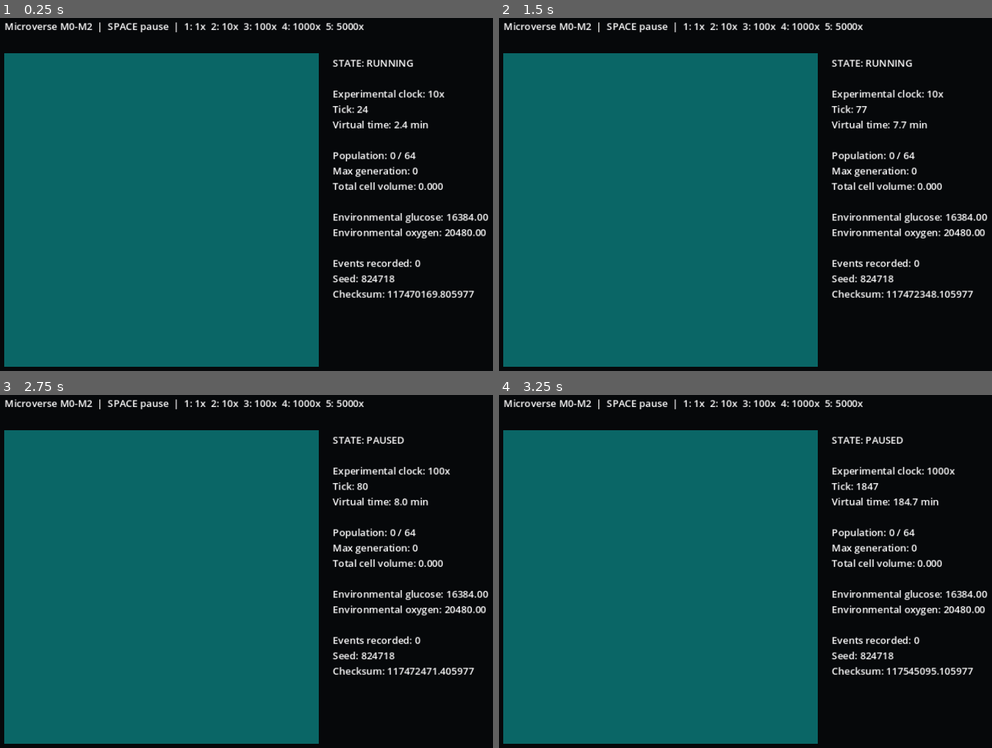
Above: before the commit, frames 1-4 (two rows, left to right).
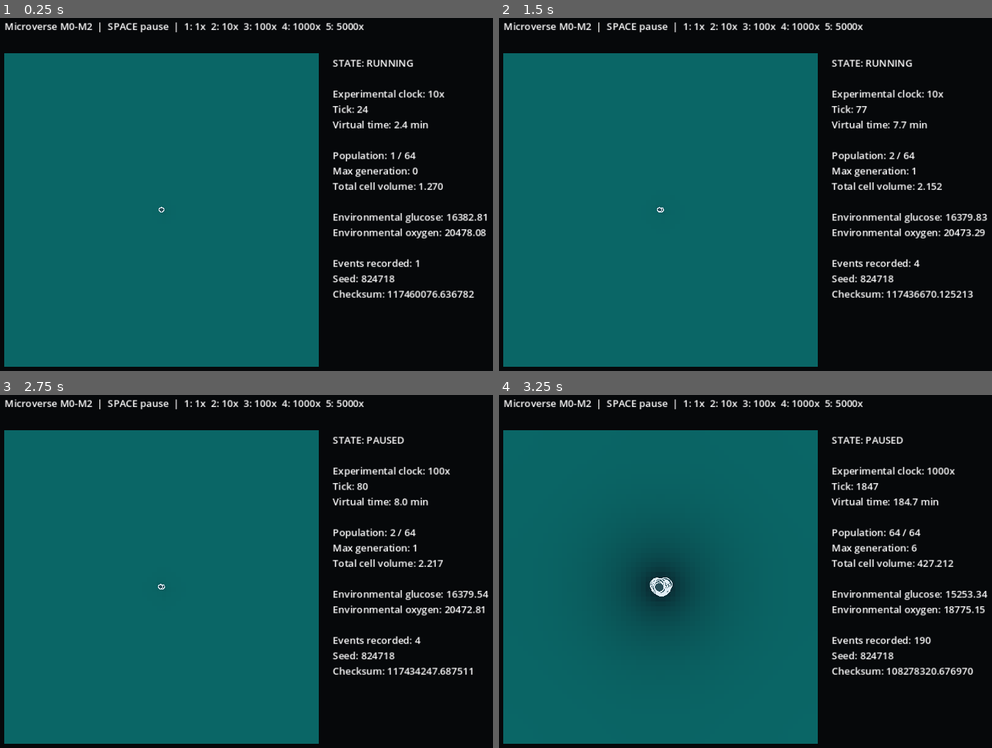
Above: after the commit, the same moments.

Repository: Feynman26/Microverse
Game: Godot game, scene res://src/ui/main.tscn
Two runs of this game, one before a commit and one after it. Both use one fixed random seed, a clock stepped at 60 frames per second and the inputs below.
Inputs:
- Up to frame 1 (0.25 s): no input
- Up to frame 2 (1.5 s): tap Enter at 0.5 s; tap 1 at 0.6 s; tap Space at 0.77, 1.25 s; tap 2 at 1.35 s
- Up to frame 3 (2.75 s): tap Space at 1.52 s; tap Enter at 2 s; tap 3 at 2.1 s
- Up to frame 4 (3.25 s): tap Space at 2.75, 3.02 s; tap 4 at 2.85 s

The runs differ from the first frame. In frame 1, 0.3% of the frame differs, in the area x 32-100%, y 37-80%; in frame 2, 0.4%; in frame 3, 0.4%; in frame 4, 3.2%, in the area x 24-100%, y 37-80%.
Error before the commit: Parse Error: Cannot infer the type of "glucose_rate" variable because the value doesn't have a set type. (res://src/biology/cell_state.gd:45)

Commit message:
fix: make basal physiology numerics explicitly typed

Diff:
--- a/src/biology/cell_state.gd
+++ b/src/biology/cell_state.gd
@@ -41,15 +41,20 @@
 	if not alive:
 		return {"glucose": 0.0, "oxygen": 0.0}
 
-	var local_glucose: float = world.sample("glucose", position)
-	var glucose_rate := config.glucose_transport_vmax * glucose_transport_scale * local_glucose / (config.glucose_transport_km + local_glucose)
-	var glucose_capacity := maxf(0.0, config.intracellular_pool_capacity_per_volume * volume - internal_glucose)
-	var requested_glucose := minf(glucose_rate * dt, glucose_capacity)
-
-	var local_oxygen: float = world.sample("oxygen", position)
-	var oxygen_rate := config.oxygen_transport_vmax * oxygen_transport_scale * local_oxygen / (config.oxygen_transport_km + local_oxygen)
-	var oxygen_capacity := maxf(0.0, config.intracellular_pool_capacity_per_volume * volume - internal_oxygen)
-	var requested_oxygen := minf(oxygen_rate * dt, oxygen_capacity)
+	var local_glucose: float = float(world.sample("glucose", position))
+	var glucose_vmax: float = float(config.glucose_transport_vmax)
+	var glucose_km: float = float(config.glucose_transport_km)
+	var pool_capacity_per_volume: float = float(config.intracellular_pool_capacity_per_volume)
+	var glucose_rate: float = glucose_vmax * glucose_transport_scale * local_glucose / (glucose_km + local_glucose)
+	var glucose_capacity: float = maxf(0.0, pool_capacity_per_volume * volume - internal_glucose)
+	var requested_glucose: float = minf(glucose_rate * dt, glucose_capacity)
+
+	var local_oxygen: float = float(world.sample("oxygen", position))
+	var oxygen_vmax: float = float(config.oxygen_transport_vmax)
+	var oxygen_km: float = float(config.oxygen_transport_km)
+	var oxygen_rate: float = oxygen_vmax * oxygen_transport_scale * local_oxygen / (oxygen_km + local_oxygen)
+	var oxygen_capacity: float = maxf(0.0, pool_capacity_per_volume * volume - internal_oxygen)
+	var requested_oxygen: float = minf(oxygen_rate * dt, oxygen_capacity)
 
 	return {"glucose": requested_glucose, "oxygen": requested_oxygen}
 
@@ -69,34 +74,37 @@
 	_assert_state()
 
 func _metabolize(dt: float, config) -> void:
-	var catalytic_limit := config.respiration_vmax * respiration_scale * volume * dt
-	var substrate_limit := minf(internal_glucose, internal_oxygen / config.oxygen_per_glucose)
-	var flux := minf(catalytic_limit, substrate_limit)
+	var catalytic_limit: float = float(config.respiration_vmax) * respiration_scale * volume * dt
+	var oxygen_per_glucose: float = float(config.oxygen_per_glucose)
+	var substrate_limit: float = minf(internal_glucose, internal_oxygen / oxygen_per_glucose)
+	var flux: float = minf(catalytic_limit, substrate_limit)
 	if flux <= 0.0:
 		return
 	internal_glucose -= flux
-	internal_oxygen -= flux * config.oxygen_per_glucose
-	atp += flux * config.atp_yield_per_glucose
-	precursor += flux * config.precursor_yield_per_glucose
-	ros += flux * config.ros_yield_per_glucose
+	internal_oxygen -= flux * oxygen_per_glucose
+	atp += flux * float(config.atp_yield_per_glucose)
+	precursor += flux * float(config.precursor_yield_per_glucose)
+	ros += flux * float(config.ros_yield_per_glucose)
 
 func _pay_maintenance(dt: float, config) -> void:
-	var required := config.maintenance_atp_rate_per_volume * volume * dt
-	var paid := minf(atp, required)
+	var required: float = float(config.maintenance_atp_rate_per_volume) * volume * dt
+	var paid: float = minf(atp, required)
 	atp -= paid
-	var unmet := required - paid
+	var unmet: float = required - paid
 	if unmet > 0.0:
 		energy_debt += unmet
 	else:
 		energy_debt = maxf(0.0, energy_debt - required * 0.25)
 
 func _update_damage_and_repair(dt: float, config) -> void:
-	ros = maxf(0.0, ros - config.basal_ros_decay_rate * ros * dt)
-	damage += config.ros_damage_rate * ros * dt
-
-	var possible_repair := config.basal_repair_rate * repair_scale * dt
+	var ros_decay_rate: float = float(config.basal_ros_decay_rate)
+	var ros_damage_rate: float = float(config.ros_damage_rate)
+	ros = maxf(0.0, ros - ros_decay_rate * ros * dt)
+	damage += ros_damage_rate * ros * dt
+
+	var possible_repair: float = float(config.basal_repair_rate) * repair_scale * dt
 	possible_repair = minf(possible_repair, damage)
-	var repair_cost := possible_repair * config.repair_atp_cost
+	var repair_cost: float = possible_repair * float(config.repair_atp_cost)
 	if repair_cost > atp and repair_cost > 0.0:
 		possible_repair *= atp / repair_cost
 		repair_cost = atp
@@ -104,37 +112,40 @@
 	damage = maxf(0.0, damage - possible_repair)
 
 func _grow(dt: float, config) -> void:
-	var kinetic_limit := config.growth_vmax * growth_scale * volume * dt
-	var energetic_limit := atp / config.growth_atp_per_precursor
-	var flux := minf(precursor, minf(kinetic_limit, energetic_limit))
+	var kinetic_limit: float = float(config.growth_vmax) * growth_scale * volume * dt
+	var growth_atp_per_precursor: float = float(config.growth_atp_per_precursor)
+	var energetic_limit: float = atp / growth_atp_per_precursor
+	var flux: float = minf(precursor, minf(kinetic_limit, energetic_limit))
 	if flux <= 0.0:
 		return
 	precursor -= flux
-	atp -= flux * config.growth_atp_per_precursor
-	volume += flux * config.volume_yield_per_precursor
+	atp -= flux * growth_atp_per_precursor
+	volume += flux * float(config.volume_yield_per_precursor)
 
 func _check_viability(config) -> void:
-	if damage >= config.lethal_damage:
+	if damage >= float(config.lethal_damage):
 		alive = false
 		death_reason = "damage"
-	elif energy_debt >= config.lethal_energy_debt:
+	elif energy_debt >= float(config.lethal_energy_debt):
 		alive = false
 		death_reason = "energy_failure"
 
 func ready_to_divide(config) -> bool:
-	return alive and volume >= config.division_volume and atp >= config.division_atp_cost
+	return alive and volume >= float(config.division_volume) and atp >= float(config.division_atp_cost)
 
 func create_daughters(first_id: int, second_id: int, tick: int, rng, world, config) -> Array:
 	assert(ready_to_divide(config))
-	atp -= config.division_atp_cost
-	var ratio := 0.5 + rng.randf_range(-config.partition_jitter, config.partition_jitter)
-	var first_offset := Vector2(rng.randf_range(-1.0, 1.0), rng.randf_range(-1.0, 1.0)).normalized() * config.daughter_offset_grid
+	atp -= float(config.division_atp_cost)
+	var partition_jitter: float = float(config.partition_jitter)
+	var ratio: float = 0.5 + float(rng.randf_range(-partition_jitter, partition_jitter))
+	var offset_scale: float = float(config.daughter_offset_grid)
+	var first_offset: Vector2 = Vector2(float(rng.randf_range(-1.0, 1.0)), float(rng.randf_range(-1.0, 1.0))).normalized() * offset_scale
 	if first_offset == Vector2.ZERO:
-		first_offset = Vector2(config.daughter_offset_grid, 0.0)
-	var second_offset := -first_offset
-
-	var first := CellState.new(first_id, id, generation + 1, tick, world.clamp_position(position + first_offset), volume * ratio)
-	var second := CellState.new(second_id, id, generation + 1, tick, world.clamp_position(position + second_offset), volume * (1.0 - ratio))
+		first_offset = Vector2(offset_scale, 0.0)
+	var second_offset: Vector2 = -first_offset
+
+	var first = CellState.new(first_id, id, generation + 1, tick, world.clamp_position(position + first_offset), volume * ratio)
+	var second = CellState.new(second_id, id, generation + 1, tick, world.clamp_position(position + second_offset), volume * (1.0 - ratio))
 	_copy_partitioned_state(first, ratio)
 	_copy_partitioned_state(second, 1.0 - ratio)
 	_copy_traits(first)
